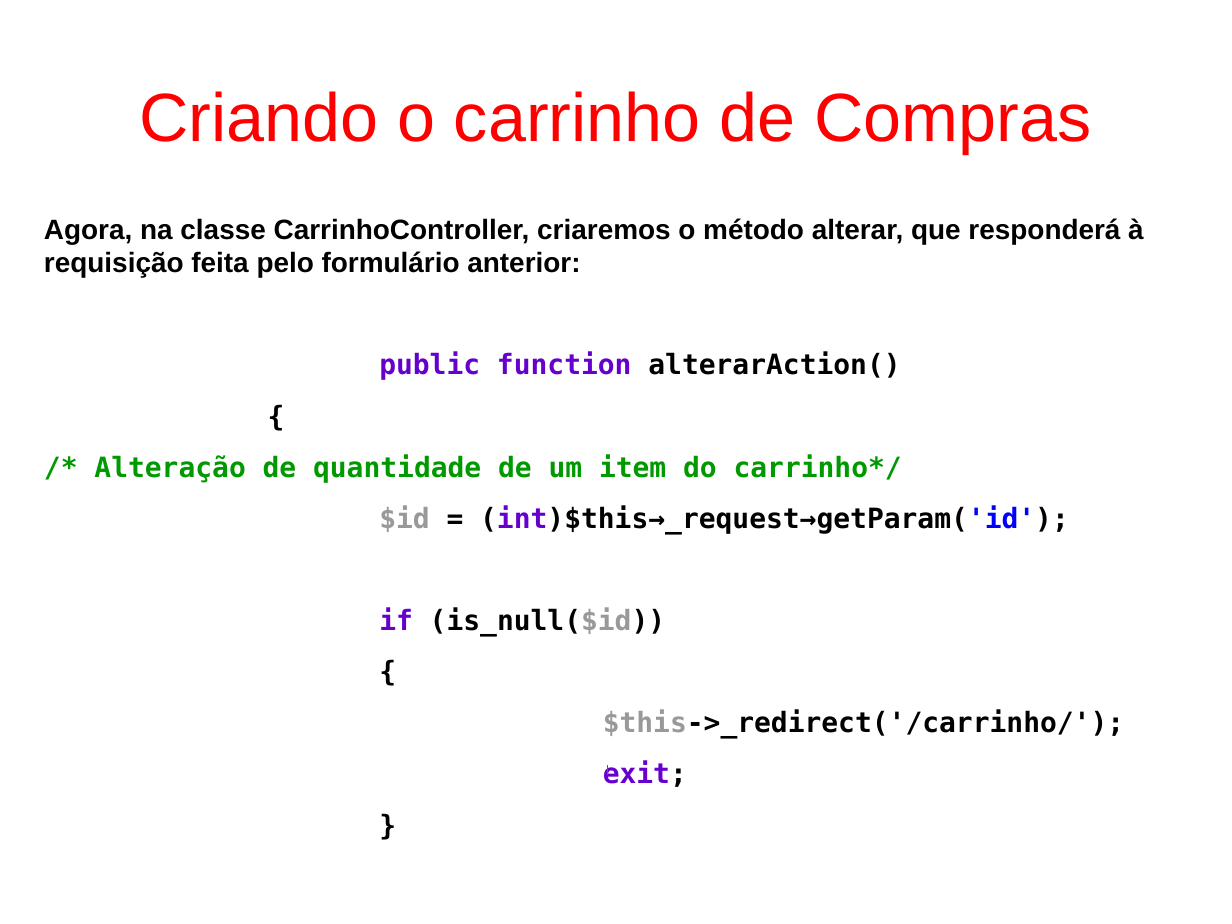
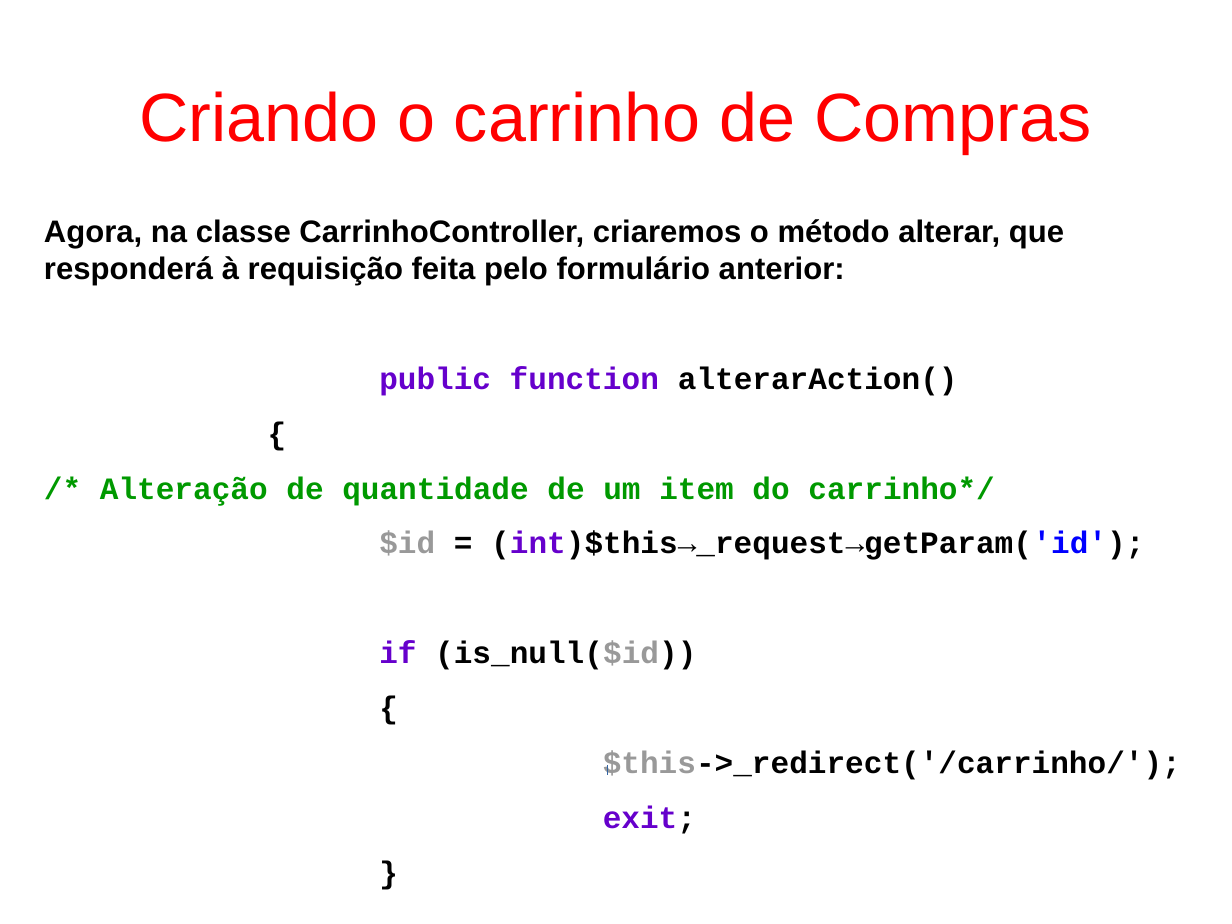
Before and after one commit to fgsl/lojasacme, a slide deck: slide 98 of docs/tutorial.odp. Drawn at 1232x924 pixels with LibreOffice and Linux fonts; fonts in the diff are those of the drawing. Boxes give left, top, right and bottom in pixels: in the first picture for what was removed or moved away, otherwise in the second. Text is boxed around its words. In the diff, an @@ line names an element or a change of style, - is before the commit and + after.

```diff
--- a/docs/tutorial.odp
+++ b/docs/tutorial.odp
@@ text "Agora, na classe CarrinhoController, criaremos ..." at (x1=44, y1=219, x2=1181, y2=834): size 18 to 20 pt; font DejaVu Sans Mono to Courier New in "public function alterarAction()", "{", "/* Alteração de quantidade de um item ...", "$id = (int)$this→_request→getParam('id');" and 5 more places @@
```
Also in this commit, not shown: 7 other slides changed, 1 other file.
